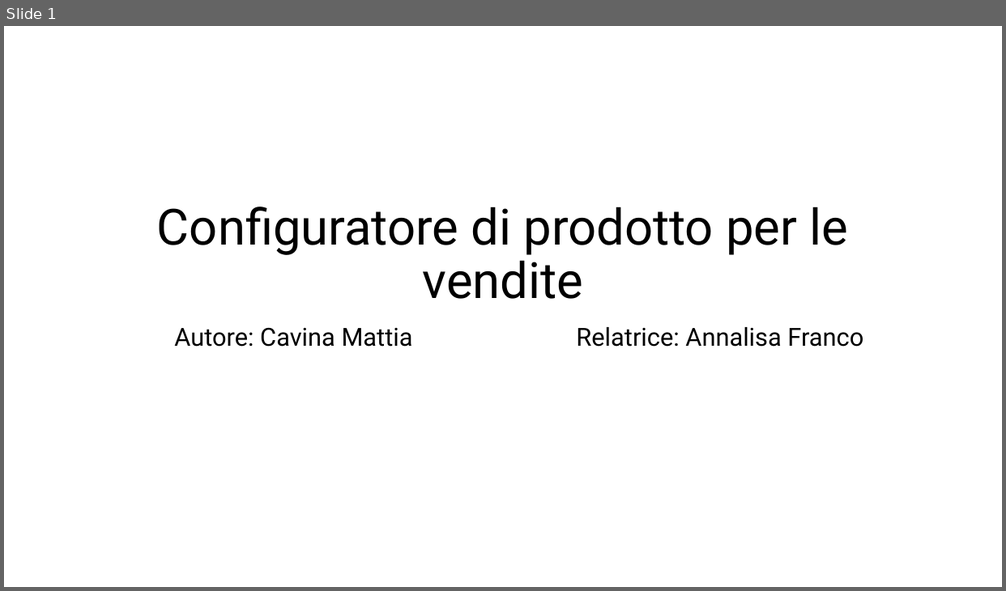
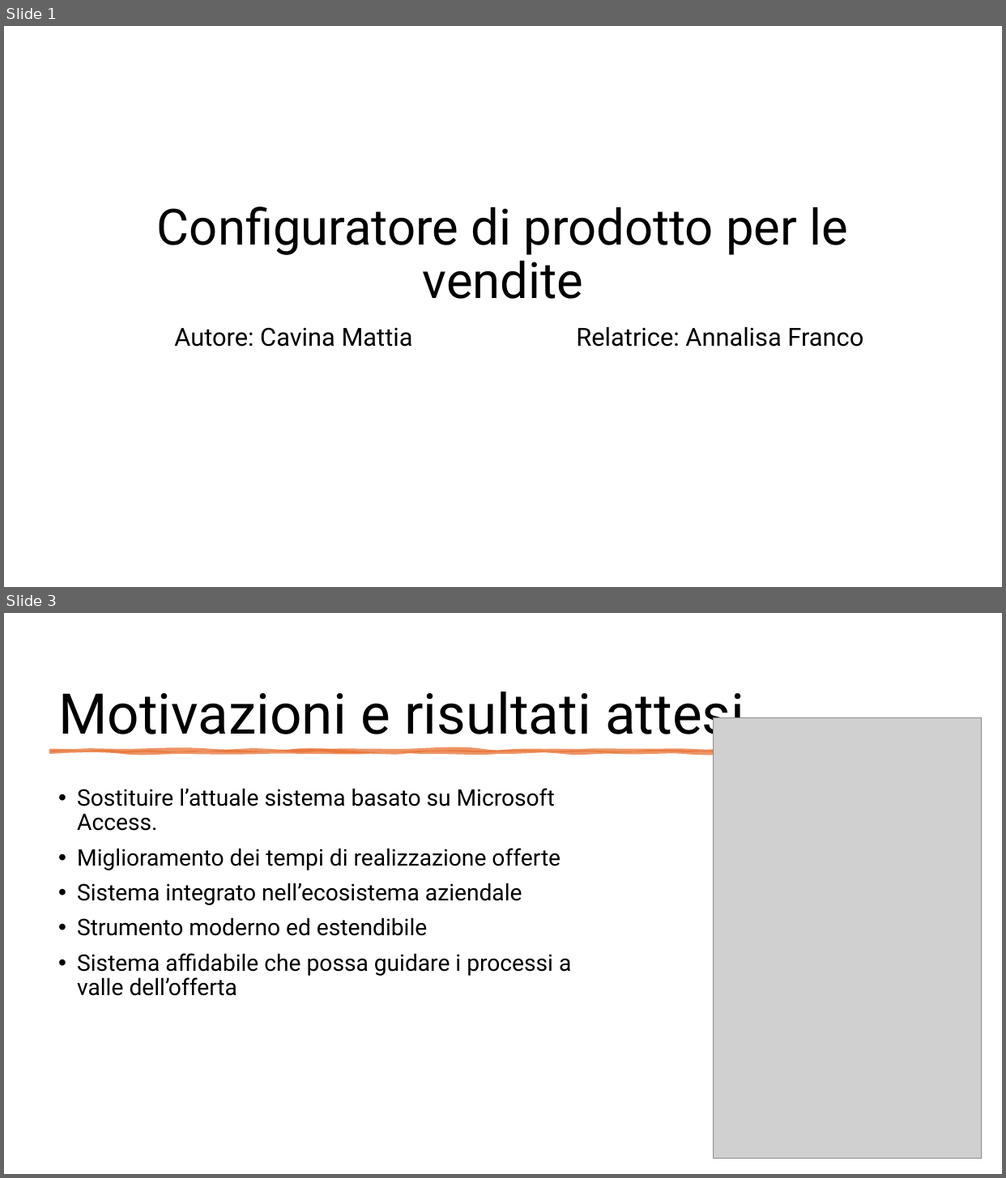
Before and after one commit to Cav95/Tesi_Triennale, a slide deck: Slide/Configuratore di prodotto per le vendite.pptx. Shown one above the other, each under a label of ours: slide 1 before the commit, slides 1 and 3 after it; the slides between them are not shown. The pictures are 1006x591 and 1006x1178 pixels, drawn with LibreOffice and Linux fonts; fonts in the diff are those of the drawing; grey boxes stand for pictures. Boxes give left, top, right and bottom in pixels: in the first picture for what was removed or moved away, otherwise in the second. Text is boxed around its words. In the diff, an @@ line names an element or a change of style, - is before the commit and + after.

```diff
--- a/Slide/Configuratore di prodotto per le vendite.pptx
+++ b/Slide/Configuratore di prodotto per le vendite.pptx
@@ slide 3 added at (4, 613, 1002, 1174), background #FFFFFF @@
@@ title added at (58, 692, 744, 747), 54 pt, text #000000 @@
+Motivazioni e risultati attesi
@@ picture added at (713, 717, 982, 1159) @@
@@ freeform shape added at (51, 751, 949, 752), fill #E97132 at 75% opacity, outline #E97132 3.5 pt @@
@@ text added at (77, 788, 571, 996), 22 pt, text #000000 @@
+• Sostituire l’attuale sistema basato su Microsoft Access.
+• Miglioramento dei tempi di realizzazione offerte
+• Sistema integrato nell’ecosistema aziendale
+• Strumento moderno ed estendibile
+• Sistema affidabile che possa guidare i processi a valle dell’offerta
```
Also in this commit, not shown: 1 slide changed, 9 other slides added, 1 other file.
